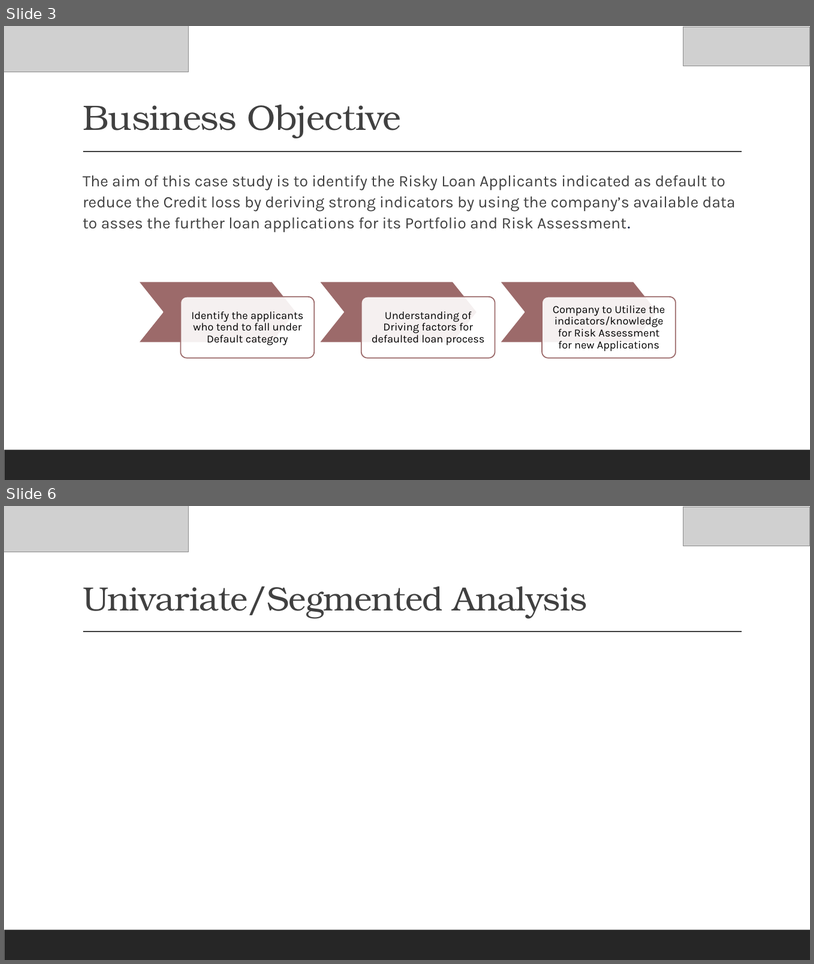
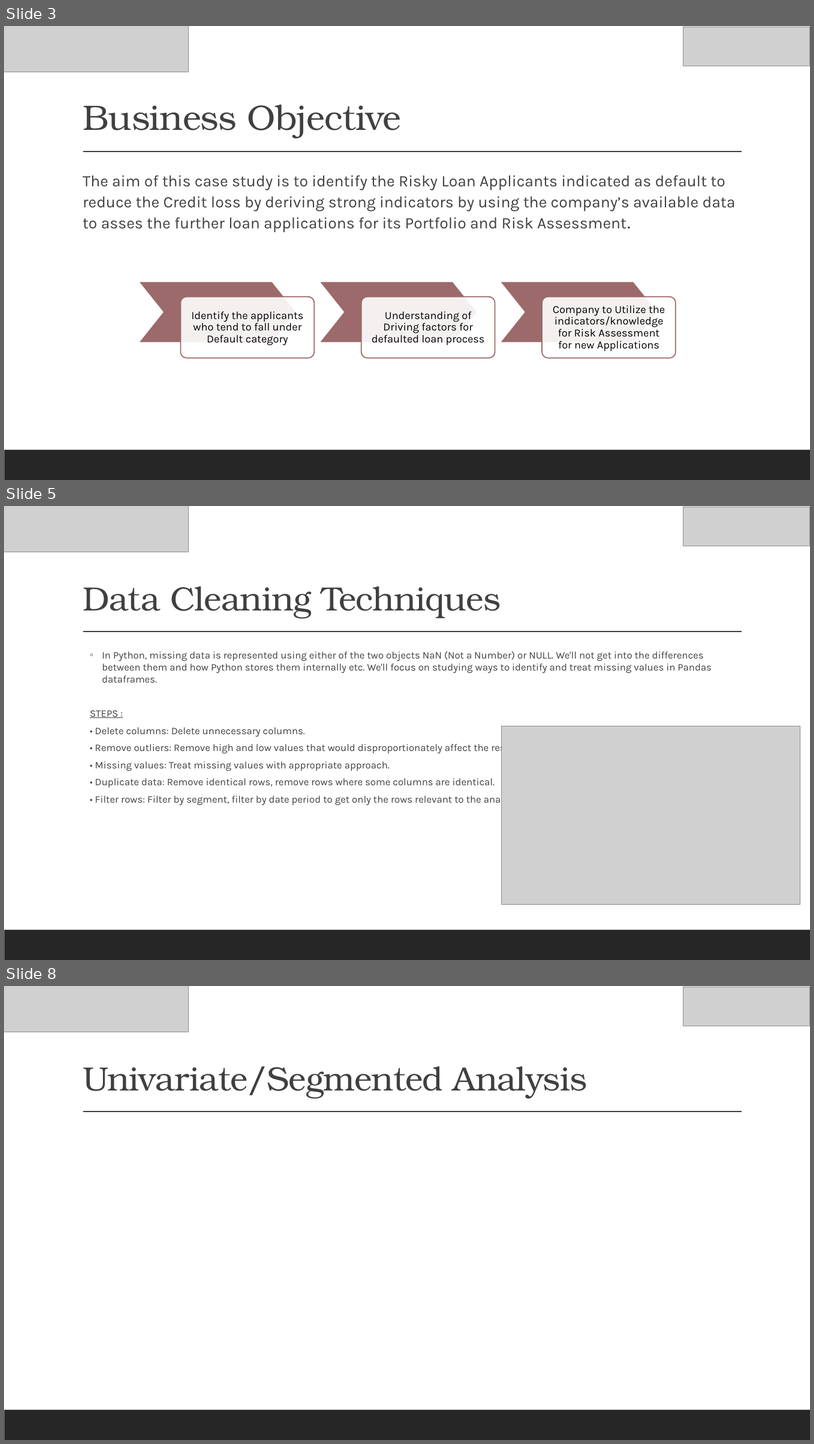
Before and after one commit to ShubhamMishra1102/LendingClubCaseStudy, a slide deck: Lending Club Case Study.pptx. Shown one above the other, each under a label of ours: slides 3 and 6 before the commit, slides 3, 5 and 8 after it; the slides between them are not shown. The pictures are 814x964 and 814x1444 pixels, drawn with LibreOffice and Linux fonts; fonts in the diff are those of the drawing; grey boxes stand for pictures. Boxes give left, top, right and bottom in pixels: in the first picture for what was removed or moved away, otherwise in the second. Text is boxed around its words. In the diff, an @@ line names an element or a change of style, - is before the commit and + after.

Commit message:
Updated PPT and Ipynb files. Added Data analysis and cleaning code part

```diff
--- a/Lending Club Case Study.pptx
+++ b/Lending Club Case Study.pptx
@@ slide 5 added at (x1=4, y1=506, x2=810, y2=960), background #FFFFFF; not listed: 2 template elements that a slide beside it also shows @@
@@ picture added at (x1=4, y1=506, x2=189, y2=552) @@
@@ picture added at (x1=684, y1=507, x2=810, y2=546) @@
@@ title added at (x1=83, y1=586, x2=501, y2=618), 40 pt, text #404040 @@
+Data Cleaning Techniques
@@ text added at (x1=90, y1=651, x2=712, y2=805), 12 pt, text #404040 @@
+  ◦ In Python, missing data is represented using either of the two objects NaN (Not a Number) or NULL. We'll not get into the differences between them and how Python stores them internally etc. We'll focus on studying ways to identify and treat missing values in Pandas dataframes.
+  STEPS :
+  • Delete columns: Delete unnecessary columns.
+  • Remove outliers: Remove high and low values that would disproportionately affect the results of your analysis.
+  • Missing values: Treat missing values with appropriate approach.
+  • Duplicate data: Remove identical rows, remove rows where some columns are identical.
+  • Filter rows: Filter by segment, filter by date period to get only the rows relevant to the analysis.
@@ picture added at (x1=502, y1=726, x2=801, y2=904) @@
@@ what was slide 6 is now slide 8 @@
```
Also in this commit, not shown: 1 slide changed, 1 other slide added, 1 other file.
